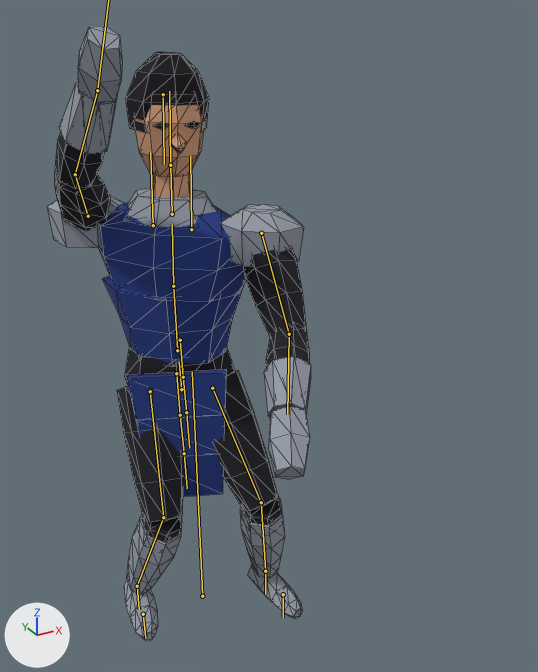
An edit to the glTF model godot/models/knight.glb, drawn before and after from the same camera.
The view is the same before and after, from a 50 mm lens placed at (-0.794, -1.938, 1.933), pointed at (0.222, -0.089, 1.009). Every picture has the same lights, and +X, +Y and +Z are marked at lower left. The older version comes first. Both versions are drawn at frame 7 of the action 'Attack1'; the numbers are the values there. The bones that change, and the others that lie on the model, are drawn over the model as lines. Mesh edges are drawn as thin lines.

In view in the first picture: 'knight'.
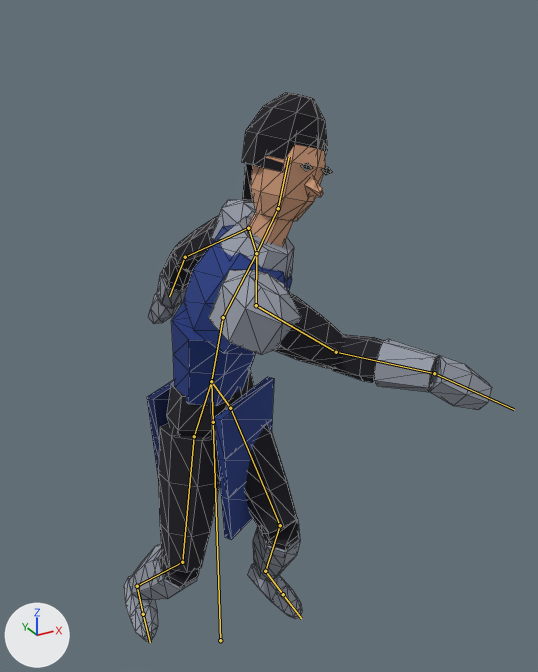
Pixel boxes (x1, y1, x2, y2) of what changed, in the pictures (538 x 672 px):
'knight', posed (39% wider, 11% shorter): before (47, 25, 311, 641); after (124, 92, 492, 641)
bone 'root', root to tip: before (202, 596) to (192, 371); after (220, 640) to (213, 422)
bone 'hips', root to tip: before (181, 389) to (179, 362); after (213, 422) to (211, 381)
bone 'thigh_L', root to tip: before (212, 388) to (261, 502); after (230, 408) to (280, 525)
bone 'shin_L', root to tip: before (261, 502) to (265, 571); after (280, 525) to (265, 571)
bone 'foot_L', root to tip: before (265, 571) to (265, 594); after (265, 571) to (283, 594)
bone 'thigh_R', root to tip: before (150, 391) to (163, 517); after (194, 436) to (182, 562)
bone 'shin_R', root to tip: before (163, 517) to (137, 586); after (182, 562) to (137, 586)
bone 'foot_R', root to tip: before (137, 586) to (139, 609); after (137, 586) to (143, 614)
bone 'spine1', root to tip: before (177, 350) to (173, 286); after (211, 381) to (223, 317)
bone 'spine2', root to tip: before (173, 286) to (172, 224); after (223, 317) to (256, 253)
bone 'upper_arm_L', root to tip: before (261, 233) to (289, 334); after (248, 228) to (185, 257)
bone 'forearm_L', root to tip: before (289, 334) to (287, 414); after (185, 257) to (169, 296)
bone 'upper_arm_R', root to tip: before (88, 216) to (75, 174); after (256, 305) to (336, 352)
bone 'forearm_R', root to tip: before (75, 174) to (97, 90); after (336, 352) to (434, 373)
bone 'neck', root to tip: before (172, 214) to (170, 165); after (256, 253) to (278, 208)
bone 'head', root to tip: before (170, 165) to (169, 91); after (278, 208) to (289, 156)

The change in detail:
Bone 'root' (bone_root) moves from (0.0, 0.0, 0.0) to (0.023, -0.138, 0.094).
Bone 'hips' (bone_hips) moves from (-0.014, -0.09, -0.065) to (0.0, 0.0, 0.0).
Bone 'hips' (bone_hips) turns from (0, -25, 2) to (0, 31, 0) degrees about its own x, y and z.
Bone 'thigh_L' (bone_thigh_l) turns from (-28, -27, -8) to (-41, 28, -8) degrees about its own x, y and z.
Bone 'shin_L' (bone_shin_l) turns from (47, 4, 1) to (65, 4, 2) degrees about its own x, y and z.
Bone 'foot_L' (bone_foot_l) turns from (-15, -7, 13) to (-28, -13, -2) degrees about its own x, y and z.
Bone 'thigh_R' (bone_thigh_r) turns from (-34, -23, 10) to (-3, 31, 15) degrees about its own x, y and z.
Bone 'shin_R' (bone_shin_r) turns from (52, -3, -1) to (54, -4, -4) degrees about its own x, y and z.
Bone 'foot_R' (bone_foot_r) turns from (-23, 7, -12) to (-44, 15, -2) degrees about its own x, y and z.
Bone 'spine1' (bone_spine1) turns from (3, -7, -2) to (12, 8, 0) degrees about its own x, y and z.
Bone 'spine2' (bone_spine2) turns from (-5, -13, 0) to (16, 26, 0) degrees about its own x, y and z.
Bone 'upper_arm_L' (bone_upper_arm_l) turns from (-26, 0, -27) to (23, 0, -33) degrees about its own x, y and z.
Bone 'forearm_L' (bone_forearm_l) turns from (-35, 0, 0) to (-30, 0, 0) degrees about its own x, y and z.
Bone 'upper_arm_R' (bone_upper_arm_r) turns from (-131, 0, 30) to (-68, 0, -51) degrees about its own x, y and z.
Bone 'forearm_R' (bone_forearm_r) turns from (-30, 0, 0) to (-62, 0, 0) degrees about its own x, y and z.
Bone 'hand_R' (bone_hand_r) turns from (13, 0, 0) to (45, 0, 0) degrees about its own x, y and z.
Bone 'neck' (bone_neck) turns from (0, 0, 0) to (-2, 0, 0) degrees about its own x, y and z.
Bone 'head' (bone_head) turns from (2, 35, 0) to (-17, -50, 0) degrees about its own x, y and z.
